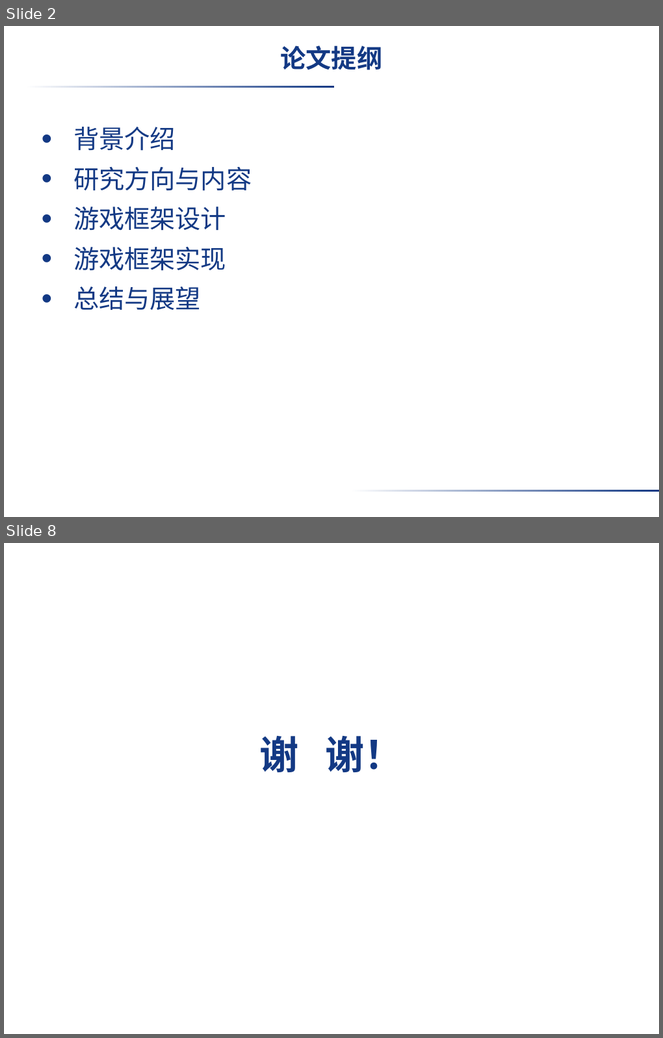
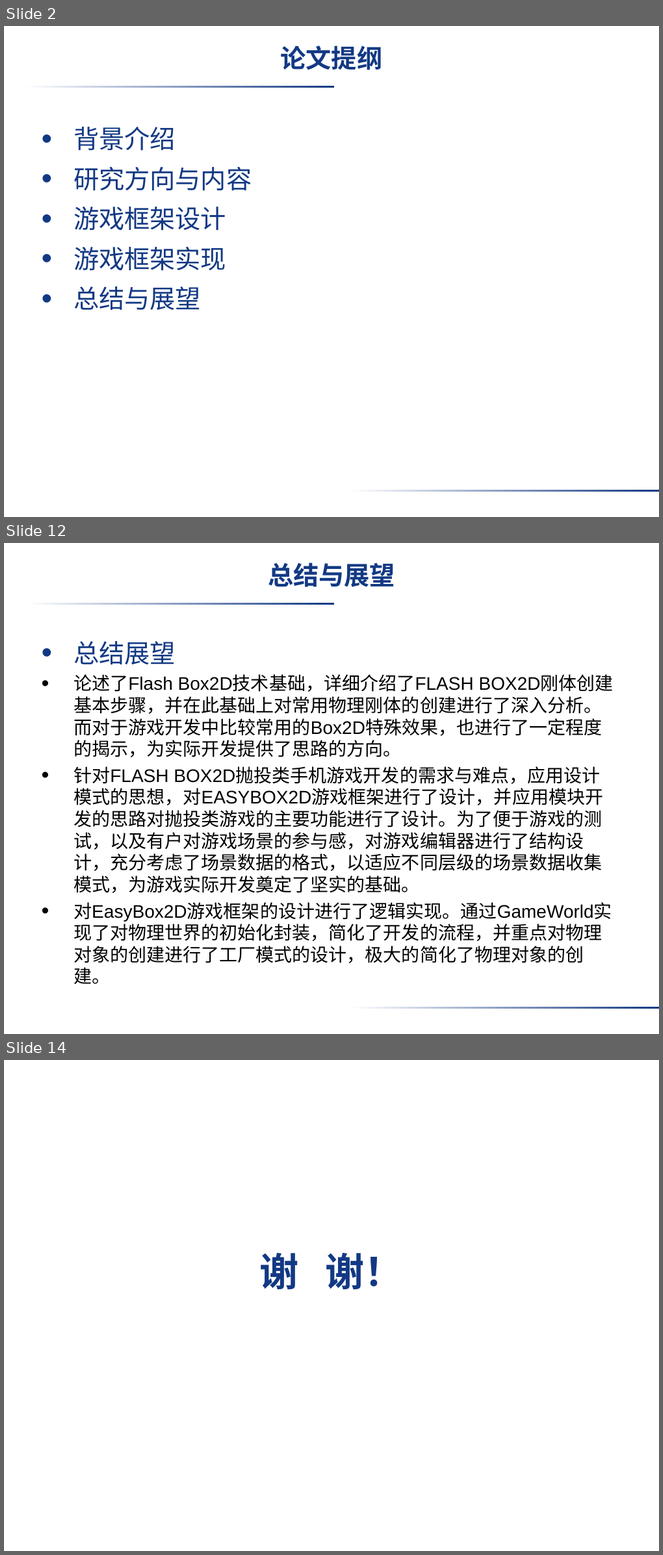
Before and after one commit to VirtuosWangH/Starling-Box2D-SiegeDuel, a slide deck: paper/学院模板/软件学院在职工程硕士答辩用PPT模板_1354065567253.ppt. Shown one above the other, each under a label of ours: slides 2 and 8 before the commit, slides 2, 12 and 14 after it; the slides between them are not shown. The pictures are 663x1038 and 663x1555 pixels, drawn with LibreOffice and Linux fonts; fonts in the diff are those of the drawing; background and template pictures are left out. Boxes give left, top, right and bottom in pixels: in the first picture for what was removed or moved away, otherwise in the second. Text is boxed around its words. In the diff, an @@ line names an element or a change of style, - is before the commit and + after.

```diff
--- a/paper/学院模板/软件学院在职工程硕士答辩用PPT模板_1354065567253.ppt
+++ b/paper/学院模板/软件学院在职工程硕士答辩用PPT模板_1354065567253.ppt
@@ slide 12 added at [4, 543, 659, 1034], background picture (left out); not listed: 2 template elements that a slide beside it also shows @@
@@ title added at [268, 563, 395, 587], 28 pt, text #133984, bold @@
+总结与展望
@@ text added at [74, 641, 612, 984], 20 pt, text #000000 @@
+• 总结展望
+• 论述了Flash Box2D技术基础，详细介绍了FLASH BOX2D刚体创建基本步骤，并在此基础上对常用物理刚体的创建进行了深入分析。而对于游戏开发中比较常用的Box2D特殊效果，也进行了一定程度的揭示，为实际开发提供了思路的方向。
+• 针对FLASH BOX2D抛投类手机游戏开发的需求与难点，应用设计模式的思想，对EASYBOX2D游戏框架进行了设计，并应用模块开发的思路对抛投类游戏的主要功能进行了设计。为了便于游戏的测试，以及有户对游戏场景的参与感，对游戏编辑器进行了结构设计，充分考虑了场景数据的格式，以适应不同层级的场景数据收集模式，为游戏实际开发奠定了坚实的基础。
+• 对EasyBox2D游戏框架的设计进行了逻辑实现。通过GameWorld实现了对物理世界的初始化封装，简化了开发的流程，并重点对物理对象的创建进行了工厂模式的设计，极大的简化了物理对象的创建。
@@ what was slide 8 is now slide 14 @@
```
Also in this commit, not shown: 1 slide changed, 9 other slides added, 5 slides removed, 1 other file.
